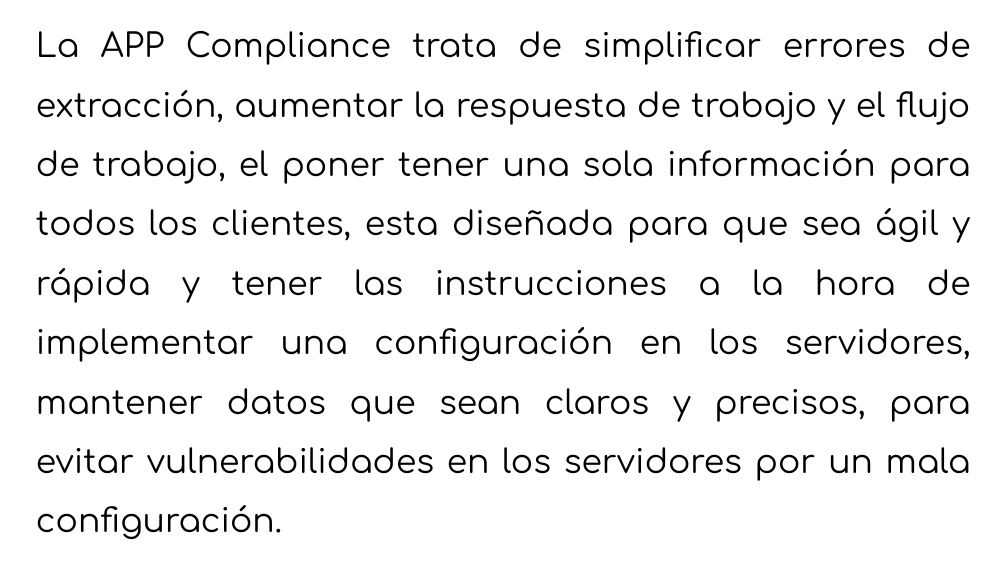
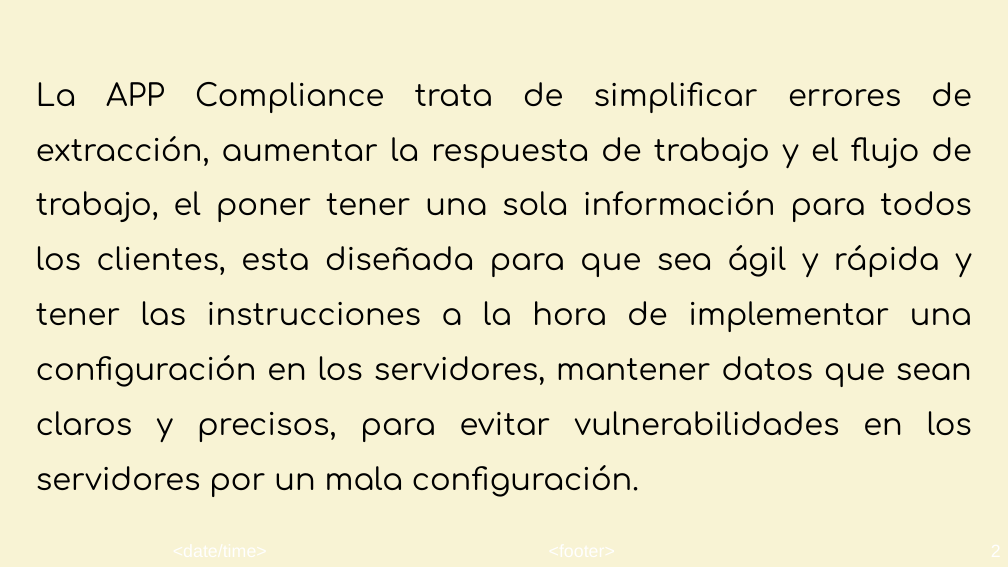
Before and after one commit to lopuma/APP-COMPLIANCE, a slide deck: slide 2 of Presentancion/APPCompliance.odp. Drawn at 1008x567 pixels with LibreOffice and Linux fonts; fonts in the diff are those of the drawing; background and template pictures are left out. Boxes give left, top, right and bottom in pixels: in the first picture for what was removed or moved away, otherwise in the second. Text is boxed around its words. In the diff, an @@ line names an element or a change of style, - is before the commit and + after.

```diff
--- a/Presentancion/APPCompliance.odp
+++ b/Presentancion/APPCompliance.odp
@@ background #FFFFFF to #F8F3D4 @@
@@ subtitle "La APP Compliance trata de ...": place and size @@
-subtitle "La APP Compliance trata de ..." at (36,31,971,539)
+subtitle "La APP Compliance trata de ..." at (36,82,972,497)
@@ subtitle "La APP Compliance trata de ..." at (36,82,972,497): size 26 to 24 pt @@
```
Also in this commit, not shown: 20 other slides changed, 1 slide added, 7 other files.
